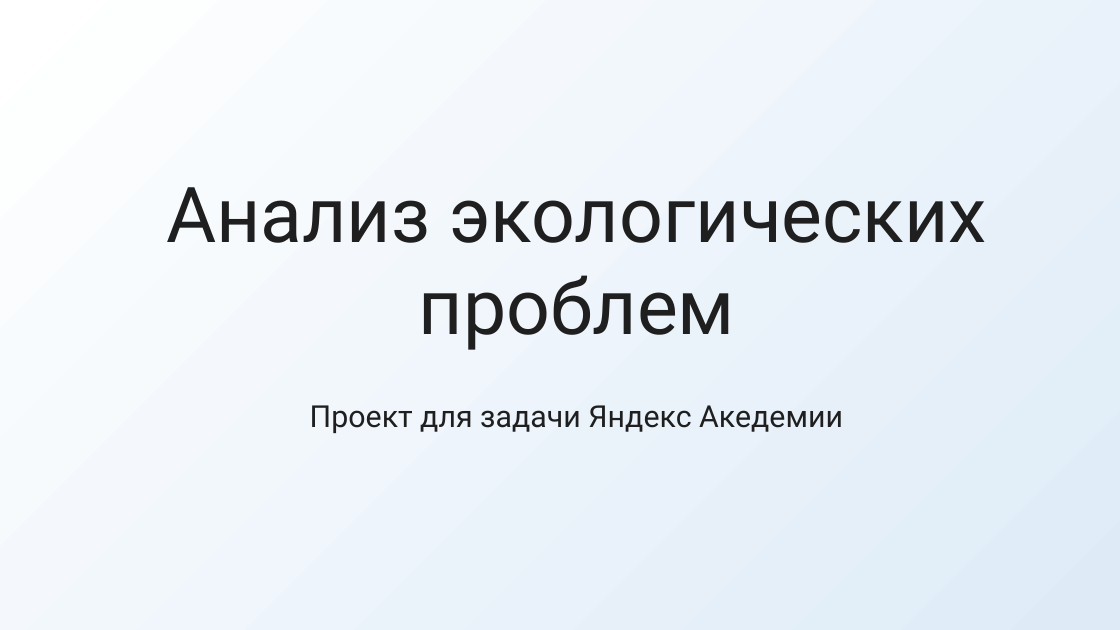
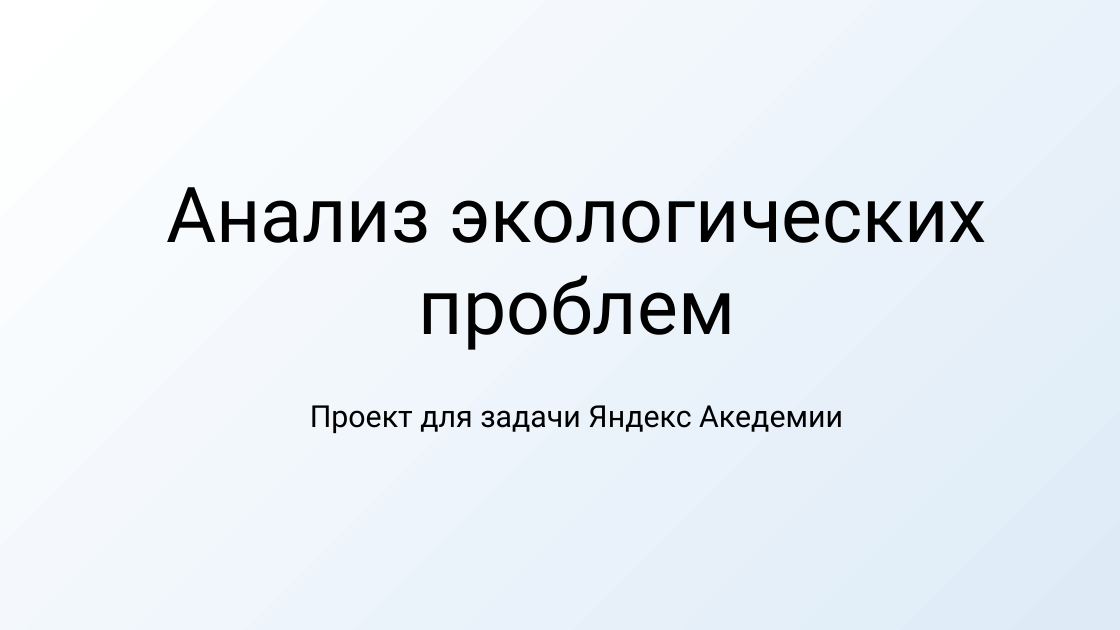
Before and after one commit to alinkalina/ad-ecology-project, a slide deck: slide 1 of presentation.pptx. Drawn at 1120x630 pixels with LibreOffice and Linux fonts; fonts in the diff are those of the drawing. Boxes give left, top, right and bottom in pixels: in the first picture for what was removed or moved away, otherwise in the second. Text is boxed around its words. In the diff, an @@ line names an element or a change of style, - is before the commit and + after.

```diff
--- a/presentation.pptx
+++ b/presentation.pptx
@@ text "Анализ экологических проблем" at box(166, 187, 988, 350): text colour #1F1F1F to #000000 @@
@@ text "Проект для задачи Яндекс Акедемии" at box(310, 405, 843, 433): text colour #1F1F1F to #000000 @@
```
Also in this commit, not shown: 8 other slides changed, 1 other file.
